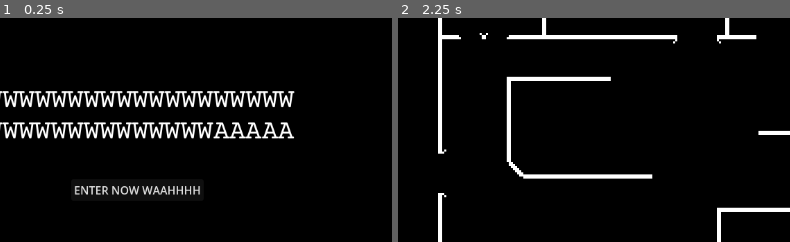
Above: before the commit, frames 1-2 (left to right).
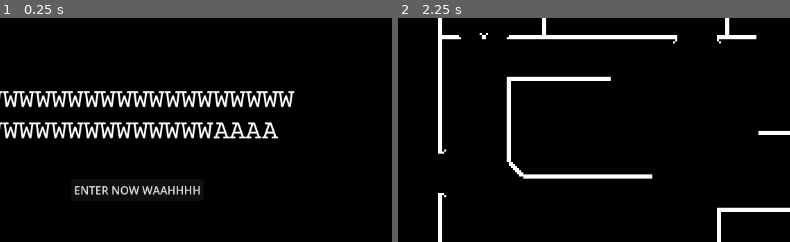
Above: after the commit, the same moments.

Repository: Alex10-0/Interactive-map
Game: Godot game, scene res://scenes/mainmenu.tscn
The game is run twice, just before and just after one commit, with the same random seed, the same clock (stepped at 60 frames per second) and the same inputs.
Inputs:
- Up to frame 1 (0.25 s): no input
- Up to frame 2 (2.25 s): click "ENTER NOW WAAHHHH" at 0.5 s; click "Back" at 1.25 s; click "ENTER NOW WAAHHHH" at 2 s
The pictures show only the part of the screen within x 33-83%, y 15-65%; the shares and areas given below are measured in that part.

The runs differ from the first frame. In frame 1, 0.2% of the frame differs, in the area x 70-75%, y 46-55%; in frame 2, nothing differs.

Commit message:
changed title
removed a single A from the title text

Diff:
--- a/scenes/mainmenu.tscn
+++ b/scenes/mainmenu.tscn
@@ -62,7 +62,7 @@
 theme_override_fonts/normal_font = ExtResource("1_g855x")
 theme_override_font_sizes/normal_font_size = 39
 bbcode_enabled = true
-text = "wWWWWWWWWWWWWWWWWWWWWWWWWWWWWWWWWWWAAAAA"
+text = "wWWWWWWWWWWWWWWWWWWWWWWWWWWWWWWWWWWAAAA"
 
 [node name="VBoxContainer" type="VBoxContainer" parent="MarginContainer2"]
 layout_mode = 2
